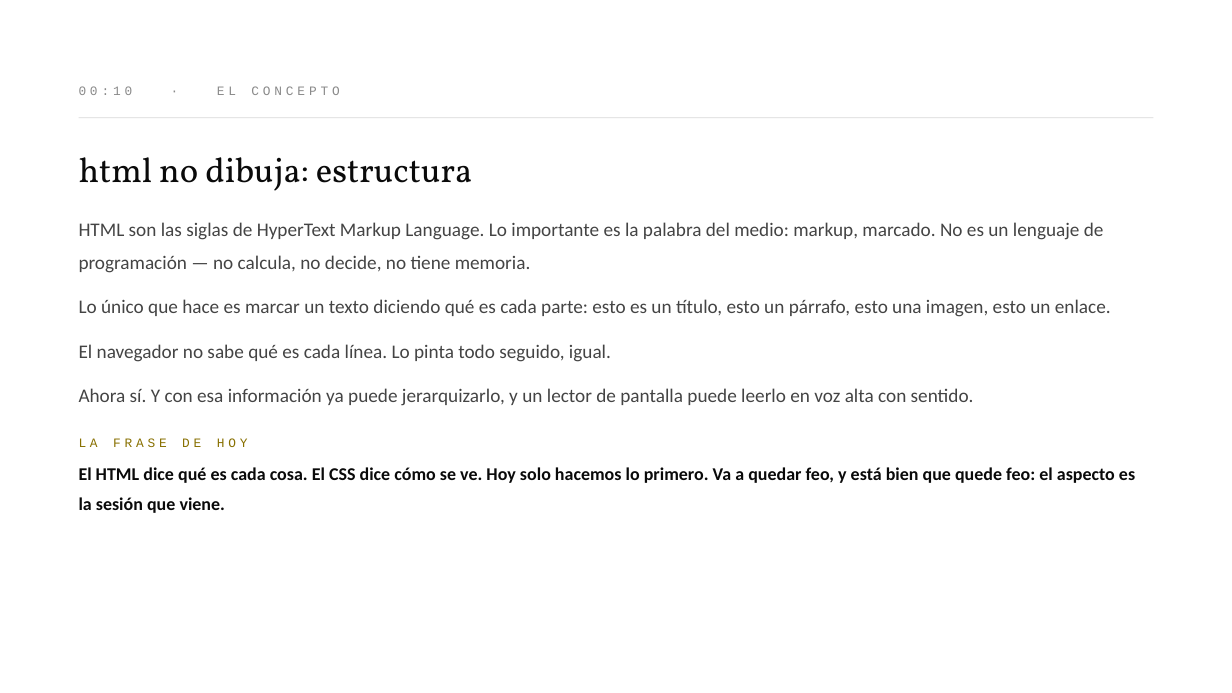
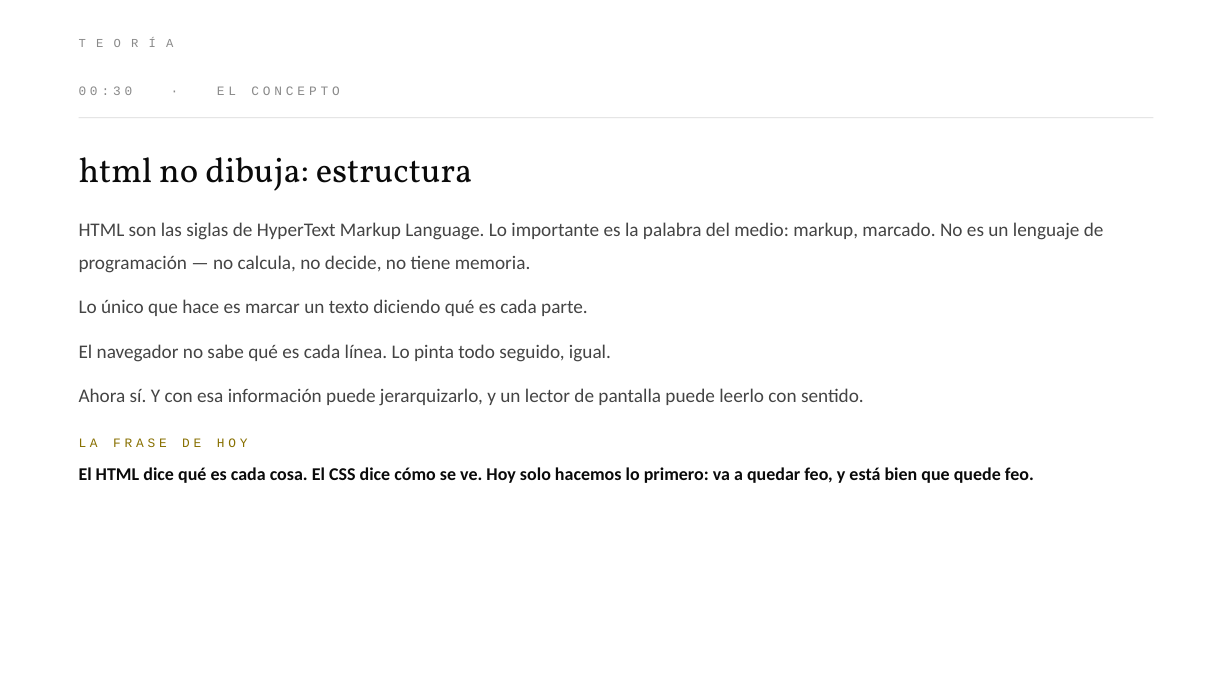
Before and after one commit to meowrhino/tallerEscocesa, a slide deck: slide 12 of presentaciones/Sesion-1-HTML.pptx (slide 7 before the commit). Drawn at 1232x693 pixels with LibreOffice and Linux fonts; fonts in the diff are those of the drawing. Boxes give left, top, right and bottom in pixels: in the first picture for what was removed or moved away, otherwise in the second. Text is boxed around its words. In the diff, an @@ line names an element or a change of style, - is before the commit and + after.

```diff
--- a/presentaciones/Sesion-1-HTML.pptx
+++ b/presentaciones/Sesion-1-HTML.pptx
@@ text added at (79,31,1153,54), 9.5 pt, text #8A8A8A @@
+TEORÍA
@@ text at (79,86,339,95): text changed @@
-00:10 · EL CONCEPTO
+00:30 · EL CONCEPTO
@@ text at (79,299,588,316): text changed @@
-Lo único que hace es marcar un texto diciendo qué es cada parte: esto es un título, esto un párrafo, esto una imagen, esto un enlace.
+Lo único que hace es marcar un texto diciendo qué es cada parte.
@@ text at (79,388,864,406): text changed @@
-Ahora sí. Y con esa información ya puede jerarquizarlo, y un lector de pantalla puede leerlo en voz alta con sentido.
+Ahora sí. Y con esa información puede jerarquizarlo, y un lector de pantalla puede leerlo con sentido.
@@ text at (79,467,1034,483): text changed @@
-El HTML dice qué es cada cosa. El CSS dice cómo se ve. Hoy solo hacemos lo primero. Va a quedar feo, y está bien que quede feo: el aspecto es la sesión que viene.
+El HTML dice qué es cada cosa. El CSS dice cómo se ve. Hoy solo hacemos lo primero: va a quedar feo, y está bien que quede feo.
```
Also in this commit, not shown: 34 other slides changed, 8 slides added, 7 slides removed, 10 other files.
